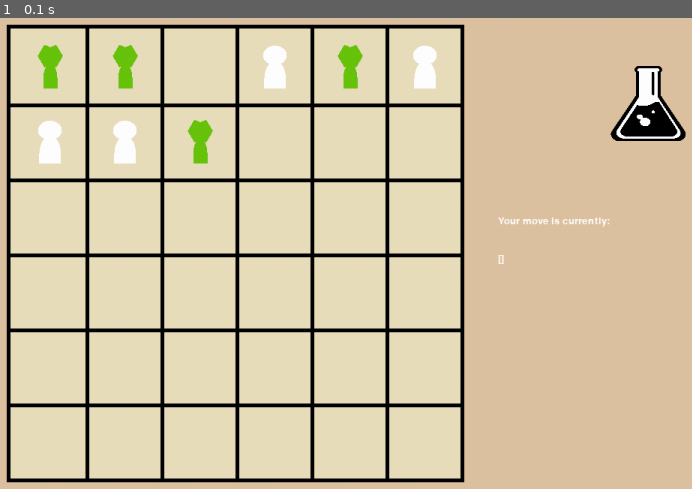
Above: before the commit, frame 1.
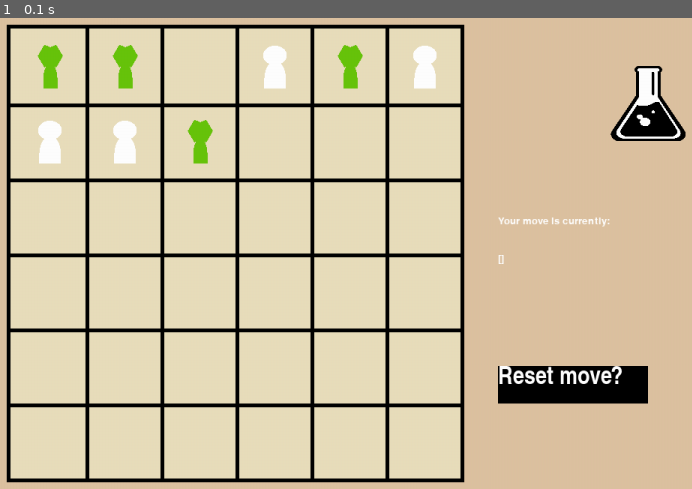
Above: after the commit, the same moment.

Repository: RonaldKroening/SGAI-Outbreak
Game: pygame game, started from SGAI_MK3/main.py
Same seed, same stepped clock (60 frames per second), same inputs: the game is played once before the commit and once after it.
Inputs:
- Up to frame 1 (0.1 s): no input

The runs differ from the first frame. In frame 1, 1.7% of the frame differs, in the area x 71-94%, y 73-82%.

Commit message:
reset move button, fix tiankuo's error

Diff:
--- a/SGAI_MK3/PygameFunctions.py
+++ b/SGAI_MK3/PygameFunctions.py
@@ -14,7 +14,7 @@
 screen = pygame.display.set_mode((1200, 800))
 pygame.display.set_caption("Outbreak!")
 pygame.font.init()
-my_font = pygame.font.SysFont("Impact", 30)
+font = pygame.font.SysFont("Impact", 30)
 cell_dimensions = (100, 100)
 game_window_dimensions = (1400, 800)
 person_dimensions = (20, 60)
@@ -22,6 +22,9 @@
 pygame.display.set_caption("Outbreak!")
 # screen = pygame.display.set_mode(game_window_dimensions)
 screen.fill("#DDC2A1")
+
+RESET_MOVE_COORDS = (800, 600)
+RESET_MOVE_DIMS = (200, 50)
 
 
 def get_action(B, pixel_x, pixel_y):
@@ -31,16 +34,26 @@
     Else, returns the board coordinates of the click (board_x, board_y)
     """
     heal_check = pixel_x >= 900 and pixel_x <= 1100 and pixel_y > 199 and pixel_y < 301
+    reset_move_check = (
+        pixel_x >= RESET_MOVE_COORDS[0]
+        and pixel_x <= RESET_MOVE_COORDS[0] + RESET_MOVE_DIMS[0]
+        and pixel_y >= RESET_MOVE_COORDS[1]
+        and pixel_y <= RESET_MOVE_COORDS[1] + RESET_MOVE_DIMS[1]
+    )
     board_x = int((pixel_x - 150) / 100)
     board_y = int((pixel_y - 150) / 100)
     move_check = (
         board_x >= 0 and board_x < B.columns and board_y >= 0 and board_y < B.rows
     )
     board_coords = (int((pixel_x - 150) / 100), int((pixel_y - 150) / 100))
+
     if heal_check:
         return "heal"
-    else:
+    elif reset_move_check:
+        return "reset move"
+    elif move_check:
         return board_coords
+    return None
 
 
 def display_people(StateList, board_dimensions):
@@ -65,7 +78,19 @@
     display_image(screen, "Assets/cure.jpeg", cell_dimensions, (950, 200))
     # pygame.display.flip()
     display_people(GameBoard.States, bd)
+    display_reset_move_button()
     return pygame.event.get()
+
+
+def display_reset_move_button():
+    rect = pygame.Rect(
+        RESET_MOVE_COORDS[0],
+        RESET_MOVE_COORDS[1],
+        RESET_MOVE_DIMS[0],
+        RESET_MOVE_DIMS[1],
+    )
+    pygame.draw.rect(screen, BLACK, rect)
+    screen.blit(font.render("Reset move?", True, WHITE), RESET_MOVE_COORDS)
 
 
 def display_board(screen, Board):
@@ -130,7 +155,7 @@
 def display_win_screen():
     screen.fill(BACKGROUND)
     screen.blit(
-        pygame.font.SysFont("Comic Sans", 32).render("You win!", True, WHITE),
+        font.render("You win!", True, WHITE),
         (500, 400),
     )
     pygame.display.update()
@@ -145,7 +170,7 @@
 def display_lose_screen():
     screen.fill(BACKGROUND)
     screen.blit(
-        pygame.font.SysFont("Comic Sans", 32).render("You lose lol!", True, WHITE),
+        font.render("You lose lol!", True, WHITE),
         (500, 500),
     )
     pygame.display.update()
--- a/SGAI_MK3/main.py
+++ b/SGAI_MK3/main.py
@@ -45,9 +45,12 @@
                 x, y = pygame.mouse.get_pos()
                 action = PF.get_action(GameBoard, x, y)
                 if action == "heal":
-                    if "heal" not in take_action:
+                    # only allow healing by itself (prevents things like ['move', (4, 1), 'heal'])
+                    if len(take_action) == 0:
                         take_action.append("heal")
-                else:
+                elif action == "reset move":
+                    take_action = []
+                elif action != None:
                     idx = GameBoard.toIndex(action)
                     # action is a coordinate
                     if idx < (rows * columns) and idx > -1:
